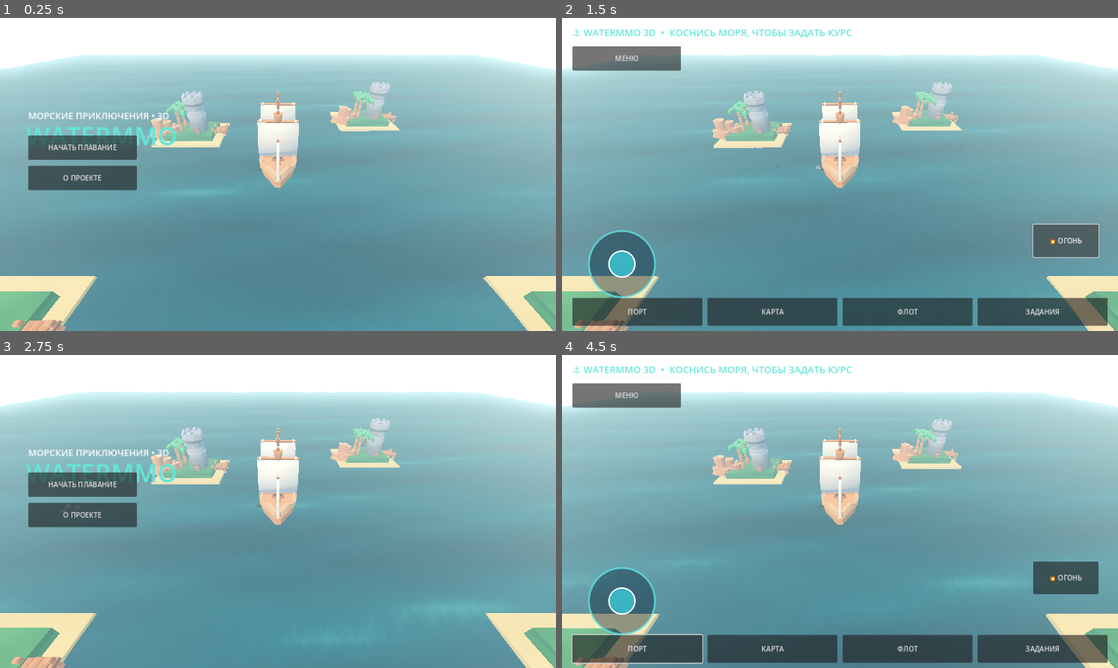
Above: before the commit, frames 1-4 (two rows, left to right).
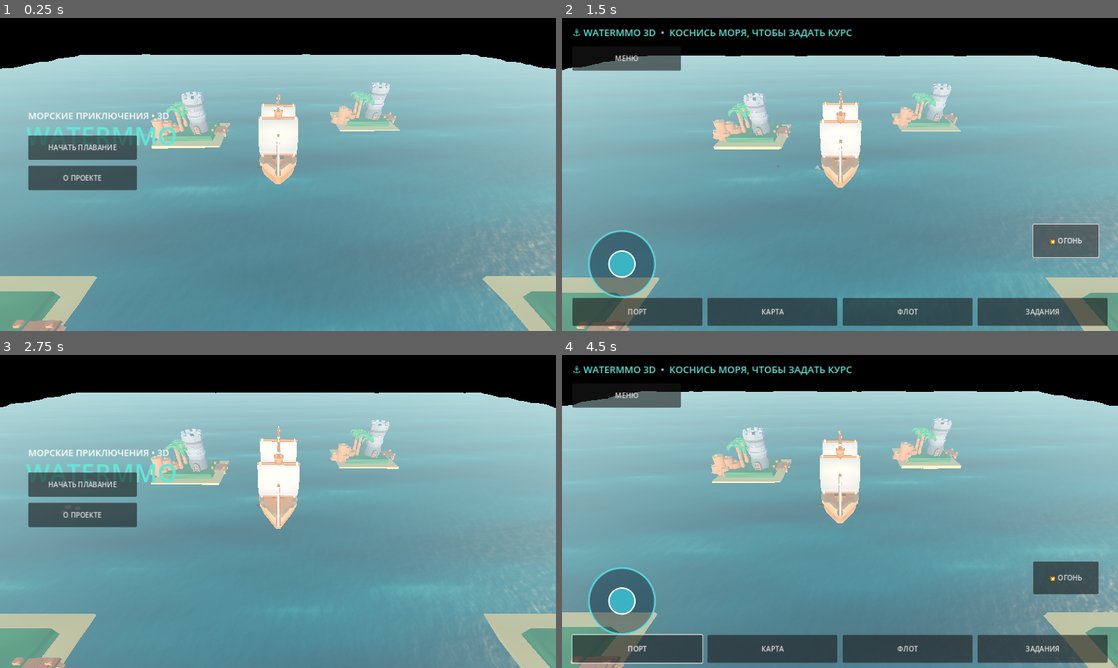
Above: after the commit, the same moments.

Repository: maillunex-lang/watermmo
Game: Godot game, scene res://scenes/main.tscn
Same seed, same stepped clock (60 frames per second), same inputs: the game is played once before the commit and once after it.
Inputs:
- Up to frame 1 (0.25 s): no input
- Up to frame 2 (1.5 s): click "НАЧАТЬ ПЛАВАНИЕ" at 0.5 s; click "💥 ОГОНЬ" at 1.25 s
- Up to frame 3 (2.75 s): click "МЕНЮ" at 2 s
- Up to frame 4 (4.5 s): click "НАЧАТЬ ПЛАВАНИЕ" at 2.75 s; click "ПОРТ" at 3.5 s; click "OK" at 4.25 s

The runs differ from the first frame. In frame 1, 20% of the frame differs, in the area x 0-100%, y 0-100%; in frame 2, 19%; in frame 3, 20%; in frame 4, 19%.

Commit message:
WaterMMO: wave-responsive hull, spring-damped cannon recoil and southern sun

Diff:
--- a/scripts/main.gd
+++ b/scripts/main.gd
@@ -3,6 +3,16 @@
 const TEAL := Color("#64e5d7")
 const GOLD := Color("#e8c58c")
 var ship: Node3D
+var hull_pivot: Node3D
+var sea_time := 0.0
+var recoil_roll_angle := 0.0
+var recoil_roll_velocity := 0.0
+var recoil_slide_velocity := Vector3.ZERO
+const SEA_LEVEL := -0.15
+const SEA_WAVE_HEIGHT := 0.39
+const SEA_WAVE_SPEED := 1.08
+const HULL_FLOAT_OFFSET := 0.18
+const SHIP_ROLL_LIMIT := 0.22
 var camera: Camera3D
 var ui: CanvasLayer
 var menu: Control
@@ -61,8 +71,12 @@
 func _build_world() -> void:
 	var env := WorldEnvironment.new()
 	var e := Environment.new()
-	e.background_mode = Environment.BG_COLOR
-	e.background_color = Color("#83b5c8")
+	e.background_mode = Environment.BG_SKY
+	var south_sky := Sky.new()
+	var sky_material := ShaderMaterial.new()
+	sky_material.shader = load("res://shaders/southern_sun_mobile.gdshader")
+	south_sky.sky_material = sky_material
+	e.sky = south_sky
 	e.tonemap_mode = Environment.TONE_MAPPER_FILMIC
 	e.fog_enabled = true
 	e.fog_light_color = Color("#a5d1d3")
@@ -76,16 +90,18 @@
 	env.environment = e
 	add_child(env)
 	var sun := DirectionalLight3D.new()
-	sun.rotation_degrees = Vector3(-50, -30, 0)
-	sun.light_energy = 1.05
-	sun.light_color = Color("#ffe2ae")
+	sun.position = Vector3(18.0, 75.0, 105.0)
+	# South is +Z. Rays travel from south toward -Z and down to the ocean.
+	sun.look_at(Vector3.ZERO, Vector3.UP)
+	sun.light_energy = 1.35
+	sun.light_color = Color("#ffe4b0")
 	sun.shadow_enabled = false
 	add_child(sun)
 	var ocean := MeshInstance3D.new()
 	var surface := PlaneMesh.new()
 	surface.size = Vector2(230, 230)
-	surface.subdivide_width = 96
-	surface.subdivide_depth = 96
+	surface.subdivide_width = 112
+	surface.subdivide_depth = 112
 	ocean.mesh = surface
 	var water := ShaderMaterial.new()
 	water.shader = load("res://shaders/ocean_mobile.gdshader")
@@ -104,6 +120,8 @@
 	ripple_texture.generate_mipmaps = true
 	ripple_texture.noise = ocean_noise
 	water.set_shader_parameter("ripple_normal", ripple_texture)
+	water.set_shader_parameter("wave_height", SEA_WAVE_HEIGHT)
+	water.set_shader_parameter("wave_speed", SEA_WAVE_SPEED)
 	ocean.material_override = water
 	ocean.position.y = -0.15
 	add_child(ocean)
@@ -129,9 +147,12 @@
 			_model("palm-straight" if i % 2 == 0 else "palm-bend", self, Vector3(x, 1.05, z), 1.0)
 	ship = Node3D.new()
 	add_child(ship)
-	var ship_visual := _model("ship-medium", ship, Vector3.ZERO, 1.0)
+	hull_pivot = Node3D.new()
+	hull_pivot.name = "HullTiltAndRecoil"
+	ship.add_child(hull_pivot)
+	var ship_visual := _model("ship-medium", hull_pivot, Vector3.ZERO, 1.0)
 	if ship_visual == null:
-		mesh_box(ship, Vector3(2.3, 0.9, 5.4), Vector3(0, 0.45, 0), Color("#654c39"))
+		mesh_box(hull_pivot, Vector3(2.3, 0.9, 5.4), Vector3(0, 0.45, 0), Color("#654c39"))
 		_build_wind_sail()
 	elif _apply_wind_to_sails(ship_visual) == 0:
 		_build_wind_sail()
@@ -195,12 +216,12 @@
 	cloth.position = Vector3(0.0, 3.0, 0.0)
 	cloth.material_override = _shader_material("res://shaders/sail_wind_mobile.gdshader")
 	(cloth.material_override as ShaderMaterial).set_shader_parameter("use_uv_height", true)
-	ship.add_child(cloth)
+	hull_pivot.add_child(cloth)
 
 
 func _build_cannon() -> void:
 	# Port-side cannon, mounted on the ship and pointing to local -X.
-	var carriage := mesh_box(ship, Vector3(1.1, 0.35, 0.9), Vector3(-1.15, 0.62, 0.0), Color("#573c2c"))
+	var carriage := mesh_box(hull_pivot, Vector3(1.1, 0.35, 0.9), Vector3(-1.15, 0.62, 0.0), Color("#573c2c"))
 	var barrel := MeshInstance3D.new()
 	var barrel_mesh := CylinderMesh.new()
 	barrel_mesh.top_radius = 0.19
@@ -210,10 +231,10 @@
 	barrel.material_override = material(Color("#252d34"))
 	barrel.position = Vector3(-1.85, 0.94, 0)
 	barrel.rotation.z = PI / 2.0
-	ship.add_child(barrel)
+	hull_pivot.add_child(barrel)
 	cannon_muzzle = Marker3D.new()
 	cannon_muzzle.position = Vector3(-2.8, 0.94, 0)
-	ship.add_child(cannon_muzzle)
+	hull_pivot.add_child(cannon_muzzle)
 
 
 func _cannon_flash(at: Vector3) -> void:
@@ -259,7 +280,14 @@
 		return
 	cannon_cooldown = 0.85
 	var origin := cannon_muzzle.global_position
-	var direction := (-ship.global_transform.basis.x).normalized()
+	var direction := (-cannon_muzzle.global_transform.basis.x).normalized()
+	# Cannon impulse: recoil is opposite the fired shot.
+	# The off-center barrel creates roll torque around the vessel's long axis.
+	var local_recoil: Vector3 = ship.global_transform.basis.inverse() * (-direction)
+	var lever: Vector3 = ship.to_local(origin) - Vector3(0.0, 0.15, 0.0)
+	var roll_torque: float = lever.cross(local_recoil).z
+	recoil_roll_velocity = clampf(recoil_roll_velocity + roll_torque * 0.63, -1.2, 1.2)
+	recoil_slide_velocity += -direction * 0.32
 	var ball := MeshInstance3D.new()
 	var mesh := SphereMesh.new()
 	mesh.radius = 0.20
@@ -440,13 +468,49 @@
 	joystick.draw_circle(center + stick_vector * STICK_RADIUS, 30, Color(0.23, 0.76, 0.82, 0.85))
 	joystick.draw_arc(center + stick_vector * STICK_RADIUS, 30, 0, TAU, 32, Color.WHITE, 2.0, true)
 
+func _sample_sea_height(world_position: Vector3) -> float:
+	# Keep this in sync with the three large-wave components in ocean_mobile.gdshader.
+	# North (-Z) has positive traveling-wave phase, matching the ocean mesh.
+	var time_phase: float = sea_time * SEA_WAVE_SPEED
+	var long_swell: float = sin(world_position.z * 0.42 + time_phase)
+	var crossing: float = sin((world_position.x * 0.18 + world_position.z * 0.96) * 0.75 + time_phase * 1.2)
+	var shorter: float = sin((world_position.x * -0.27 + world_position.z * 0.96) * 1.25 + time_phase * 1.55)
+	return SEA_LEVEL + SEA_WAVE_HEIGHT * (long_swell * 0.52 + crossing * 0.30 + shorter * 0.18)
+
+
+func _update_hull_motion(delta: float) -> void:
+	if hull_pivot == null:
+		return
+	var forward: Vector3 = -ship.global_transform.basis.z
+	var starboard: Vector3 = ship.global_transform.basis.x
+	var bow: float = _sample_sea_height(ship.position + forward * 2.1)
+	var stern: float = _sample_sea_height(ship.position - forward * 2.1)
+	var right: float = _sample_sea_height(ship.position + starboard * 1.15)
+	var left: float = _sample_sea_height(ship.position - starboard * 1.15)
+	var target_y: float = (bow + stern + left + right) * 0.25 + HULL_FLOAT_OFFSET
+	var heave_blend: float = 1.0 - exp(-3.4 * delta)
+	ship.position.y = lerpf(ship.position.y, target_y, heave_blend)
+
+	# Buoyancy approximation from four sampled wave heights.
+	var wave_pitch: float = clampf(atan2(bow - stern, 4.2), -0.17, 0.17)
+	var wave_roll: float = clampf(atan2(right - left, 2.3), -0.16, 0.16)
+	# Damped roll spring for a short sideways heel after cannon discharge.
+	recoil_roll_velocity += (-13.0 * recoil_roll_angle - 5.5 * recoil_roll_velocity) * delta
+	recoil_roll_angle = clampf(recoil_roll_angle + recoil_roll_velocity * delta, -0.19, 0.19)
+	var tilt_blend: float = 1.0 - exp(-5.0 * delta)
+	hull_pivot.rotation.x = lerp_angle(hull_pivot.rotation.x, wave_pitch, tilt_blend)
+	hull_pivot.rotation.z = lerp_angle(hull_pivot.rotation.z, clampf(wave_roll + recoil_roll_angle, -SHIP_ROLL_LIMIT, SHIP_ROLL_LIMIT), tilt_blend)
+
+
 func _process(delta: float) -> void:
+	sea_time += delta
 	if sailing:
-		# Manual joystick replaces tap-to-destination; no collision or physics changes.
 		ship.rotation.y += stick_vector.x * delta * 1.7
 		var forward := -ship.global_transform.basis.z
 		ship.position += forward * stick_vector.y * delta * 7.0
-		ship.position.y = sin(Time.get_ticks_msec() * 0.002) * 0.08
+		ship.position += recoil_slide_velocity * delta
+		recoil_slide_velocity *= exp(-3.3 * delta)
+	_update_hull_motion(delta)
 	_update_wake(delta)
 	_update_projectiles(delta)
 	_update_camera()
